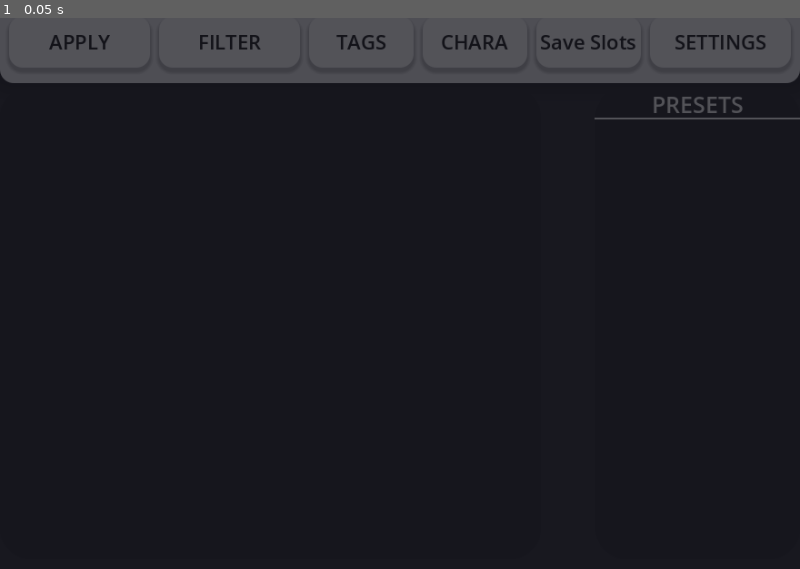
Above: before the commit, frame 1.
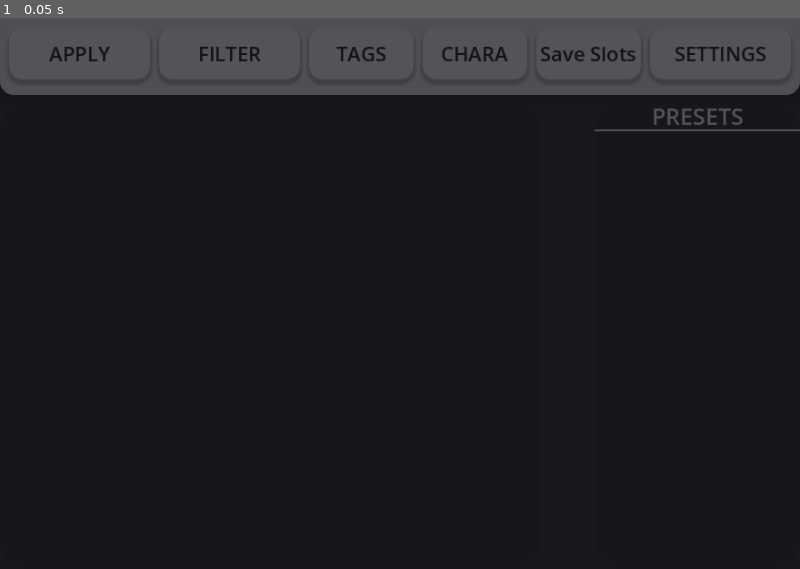
Above: after the commit, the same moment.

Repository: AaaaaaICO/DUMH-Mod-Manager
Game: Godot game, scene res://Scenes/Main_Window/Main_Window.tscn
Same seed, same stepped clock (60 frames per second), same inputs: the game is played once before the commit and once after it.
Inputs:
- Up to frame 1 (0.05 s): no input

The runs differ from the first frame. In frame 1, 3.6% of the frame differs, in the area x 0-100%, y 3-21%.

Commit message:
Backend
Selected mods apply to presets now also.

Diff:
--- a/Scenes/Main_Window/Main_Window.tscn
+++ b/Scenes/Main_Window/Main_Window.tscn
@@ -2,7 +2,7 @@
 
 [ext_resource type="Script" path="res://Scenes/Main_Window/Main_Window_Controller.gd" id="1_w4vn0"]
 [ext_resource type="StyleBox" uid="uid://budh1h4oai42v" path="res://Styleboxs/Button/SimpleWhite_Button.tres" id="2_2qig7"]
-[ext_resource type="Script" path="res://Scripts/Scale_On_Hover.gd" id="3_s38qy"]
+[ext_resource type="Script" path="res://Scripts/Global/Scale_On_Hover.gd" id="3_s38qy"]
 [ext_resource type="StyleBox" uid="uid://cqbj7m0rmflqx" path="res://Styleboxs/Button/SimpleWhite_Button_Pressed.tres" id="3_xmw14"]
 [ext_resource type="Texture2D" uid="uid://cxd82oxn5uolw" path="res://Sprites/Warning.png" id="5_gbhlx"]
 [ext_resource type="StyleBox" uid="uid://bm1cn6c3xs130" path="res://Styleboxs/Button/SimpleBlack_Button.tres" id="6_due6c"]
@@ -330,8 +330,6 @@
 anchors_preset = 15
 anchor_right = 1.0
 anchor_bottom = 1.0
-offset_top = -15.5
-offset_bottom = 15.5
 grow_horizontal = 2
 grow_vertical = 2
 
--- a/Scenes/Main_Window/Main_Window_Controller.gd
+++ b/Scenes/Main_Window/Main_Window_Controller.gd
@@ -5,16 +5,15 @@
 
 signal WAS_DOWNLOAD_SUCCESSFUL(SUCCESSFUL)
 
-@onready var MODS_ITEM_PREFAB = "res://Scenes/PREFABS/Mods_Item_Prefab.tscn"
-@onready var MODS_ITEM_CONTROLLER_PREFAB = "res://Scenes/PREFABS/MODS_TOP_CONTROLLER.tscn"
-@onready var PRESET_ITEM = "res://Scenes/PREFABS/Preset_Prefab.tscn"
-@onready var VIEW_TAGS_PREFAB = "res://Scenes/PREFABS/View_Tags_Prefab.tscn"
-@onready var CREATE_TAGS_PREFAB = "res://Scenes/PREFABS/Create_Tags_Prefab.tscn"
-@onready var VIEW_CHARA_PREFAB = "res://Scenes/PREFABS/View_Chara_Prefab.tscn"
-@onready var CREATE_CHARA_PREFAB = "res://Scenes/PREFABS/Create_Chara_Prefab.tscn"
+@onready var MODS_ITEM_PREFAB = "res://Scenes/PREFABS/Mod Panel/Mods_Item_Prefab.tscn"
+@onready var MODS_ITEM_CONTROLLER_PREFAB = "res://Scenes/PREFABS/Mod Panel/MODS_TOP_CONTROLLER.tscn"
+@onready var PRESET_ITEM = "res://Scenes/PREFABS/Presets/Preset_Prefab.tscn"
+@onready var VIEW_TAGS_PREFAB = "res://Scenes/PREFABS/Ribbon Menus/View_Tags_Prefab.tscn"
+@onready var CREATE_TAGS_PREFAB = "res://Scenes/PREFABS/Ribbon Menus/Create_Tags_Prefab.tscn"
+@onready var VIEW_CHARA_PREFAB = "res://Scenes/PREFABS/Ribbon Menus/View_Chara_Prefab.tscn"
+@onready var CREATE_CHARA_PREFAB = "res://Scenes/PREFABS/Ribbon Menus/Create_Chara_Prefab.tscn"
 @onready var CUSTOM_CHECKBOX = "res://Scenes/PREFABS/Simple_Checkbox.tscn"
-
-@onready var SAVE_SLOTS_MAKER_PREFAB = "res://Scenes/PREFABS/SAVE_SLOT_MAKER.tscn"
+@onready var SAVE_SLOTS_MAKER_PREFAB = "res://Scenes/PREFABS/Ribbon Menus/Save Slots/SAVE_SLOT_MAKER.tscn"
 
 var INPUTBLOCKER_OPEN_TOGGLE = false
 
--- a/Scenes/PREFABS/MODS_TOP_CONTROLLER.tscn
+++ b/Scenes/PREFABS/Mod Panel/MODS_TOP_CONTROLLER.tscn
@@ -1,7 +1,7 @@
 [gd_scene load_steps=9 format=3 uid="uid://cjmrd4vjlw8n"]
 
 [ext_resource type="StyleBox" uid="uid://d3jw442hvmgiy" path="res://Styleboxs/Button/SimpleBlack_Button_Hover.tres" id="1_en0pt"]
-[ext_resource type="Script" path="res://Scripts/Mods_Top_Controller.gd" id="1_yvjjh"]
+[ext_resource type="Script" path="res://Scripts/Mod Panel/Mods_Top_Controller.gd" id="1_yvjjh"]
 [ext_resource type="StyleBox" uid="uid://b0ha7ovj1t4wq" path="res://Styleboxs/Button/SimpleBlack_Button_Pressed.tres" id="2_iahfq"]
 [ext_resource type="StyleBox" uid="uid://bm1cn6c3xs130" path="res://Styleboxs/Button/SimpleBlack_Button.tres" id="3_nlwog"]
 
@@ -21,9 +21,9 @@
 
 [node name="Main_Panel" type="Panel"]
 clip_contents = true
-custom_minimum_size = Vector2(555, 96)
+custom_minimum_size = Vector2(555, 130)
 offset_right = 555.0
-offset_bottom = 96.0
+offset_bottom = 130.0
 theme_override_styles/panel = SubResource("StyleBoxFlat_ti0du")
 script = ExtResource("1_yvjjh")
 
@@ -93,6 +93,27 @@
 theme_override_styles/normal = ExtResource("3_nlwog")
 text = "Refresh"
 
+[node name="MarginContainer2" type="MarginContainer" parent="VBoxContainer"]
+layout_mode = 2
+size_flags_vertical = 3
+theme_override_constants/margin_left = 15
+theme_override_constants/margin_right = 15
+theme_override_constants/margin_bottom = 5
+
+[node name="HBoxContainer" type="HBoxContainer" parent="VBoxContainer/MarginContainer2"]
+layout_mode = 2
+size_flags_vertical = 3
+
+[node name="BTN_MULTISELECT" type="Button" parent="VBoxContainer/MarginContainer2/HBoxContainer"]
+layout_mode = 2
+size_flags_horizontal = 3
+theme_override_font_sizes/font_size = 20
+theme_override_styles/focus = SubResource("StyleBoxEmpty_2c7ca")
+theme_override_styles/hover = ExtResource("1_en0pt")
+theme_override_styles/pressed = ExtResource("2_iahfq")
+theme_override_styles/normal = ExtResource("3_nlwog")
+text = "Mutliple select"
+
 [node name="LBL_NUM" type="Label" parent="VBoxContainer"]
 unique_name_in_owner = true
 layout_mode = 2
@@ -104,3 +125,4 @@
 [connection signal="pressed" from="VBoxContainer/MarginContainer/HBoxContainer/BTN_UNAPPLY" to="." method="BTN_UNAPPLY_PRESSED"]
 [connection signal="pressed" from="VBoxContainer/MarginContainer/HBoxContainer/BTN_PRESET" to="." method="BTN_PRESET_PRESSED"]
 [connection signal="pressed" from="VBoxContainer/MarginContainer/HBoxContainer/BTN_REFRESH" to="." method="BTN_REFRESH_PRESSED"]
+[connection signal="pressed" from="VBoxContainer/MarginContainer2/HBoxContainer/BTN_MULTISELECT" to="." method="BTN_APPLY_ALL_PRESSED"]
--- a/Scenes/PREFABS/Mods_Item_Prefab.tscn
+++ b/Scenes/PREFABS/Mod Panel/Mods_Item_Prefab.tscn
@@ -1,6 +1,6 @@
 [gd_scene load_steps=35 format=3 uid="uid://cxi65hngr51x7"]
 
-[ext_resource type="Script" path="res://Scenes/PREFABS/Mods_Item_Prefab_Controller.gd" id="1_l2keg"]
+[ext_resource type="Script" path="res://Scripts/Mod Panel/Mods_Item_Prefab_Controller.gd" id="1_l2keg"]
 [ext_resource type="Texture2D" uid="uid://chk70i5sjbbh1" path="res://Sprites/image.png" id="2_iibw8"]
 [ext_resource type="StyleBox" uid="uid://b0ha7ovj1t4wq" path="res://Styleboxs/Button/SimpleBlack_Button_Pressed.tres" id="2_vb4ok"]
 [ext_resource type="StyleBox" uid="uid://d3jw442hvmgiy" path="res://Styleboxs/Button/SimpleBlack_Button_Hover.tres" id="3_pav2c"]
--- a/Scenes/PREFABS/Mods_Item_Tag_Prefab.tscn
+++ b/Scenes/PREFABS/Mod Panel/Mods_Item_Tag_Prefab.tscn
@@ -1,6 +1,6 @@
 [gd_scene load_steps=3 format=3 uid="uid://ehqit23ksq5u"]
 
-[ext_resource type="Script" path="res://Scenes/PREFABS/Mods_Item_Tag_Prefab_Controller.gd" id="1_0sk0f"]
+[ext_resource type="Script" path="res://Scripts/Mod Panel/Mods_Item_Tag_Prefab_Controller.gd" id="1_0sk0f"]
 
 [sub_resource type="StyleBoxFlat" id="StyleBoxFlat_86wlb"]
 bg_color = Color(1, 1, 1, 1)
--- a/Scenes/PREFABS/Create_Chara_Prefab.tscn
+++ b/Scenes/PREFABS/Ribbon Menus/Create_Chara_Prefab.tscn
@@ -1,6 +1,6 @@
 [gd_scene load_steps=6 format=3 uid="uid://1auufye6wyr3"]
 
-[ext_resource type="Script" path="res://Scripts/Create_Charas_Prefab.gd" id="1_p5us4"]
+[ext_resource type="Script" path="res://Scripts/Ribbon Menus/Create_Charas_Prefab.gd" id="1_p5us4"]
 [ext_resource type="StyleBox" uid="uid://budh1h4oai42v" path="res://Styleboxs/Button/SimpleWhite_Button.tres" id="2_jfjgk"]
 [ext_resource type="StyleBox" uid="uid://cqbj7m0rmflqx" path="res://Styleboxs/Button/SimpleWhite_Button_Pressed.tres" id="3_olcc3"]
 
--- a/Scenes/PREFABS/Create_Tags_Prefab.tscn
+++ b/Scenes/PREFABS/Ribbon Menus/Create_Tags_Prefab.tscn
@@ -1,6 +1,6 @@
 [gd_scene load_steps=7 format=3 uid="uid://bf6hxk36gtr51"]
 
-[ext_resource type="Script" path="res://Scripts/Create_Tags_Prefab.gd" id="1_nkdwh"]
+[ext_resource type="Script" path="res://Scripts/Ribbon Menus/Create_Tags_Prefab.gd" id="1_nkdwh"]
 [ext_resource type="StyleBox" uid="uid://budh1h4oai42v" path="res://Styleboxs/Button/SimpleWhite_Button.tres" id="1_ugndr"]
 [ext_resource type="StyleBox" uid="uid://cqbj7m0rmflqx" path="res://Styleboxs/Button/SimpleWhite_Button_Pressed.tres" id="2_2f7rn"]
 [ext_resource type="Texture2D" uid="uid://ceik6cw6leq8q" path="res://Sprites/Cursor.png" id="4_sdtcw"]
--- a/Scenes/PREFABS/SAVE_SLOT_MAKER.tscn
+++ b/Scenes/PREFABS/Ribbon Menus/Save Slots/SAVE_SLOT_MAKER.tscn
@@ -1,7 +1,7 @@
 [gd_scene load_steps=6 format=3 uid="uid://2wcm4figlxq"]
 
 [ext_resource type="StyleBox" uid="uid://du8causkg2mk2" path="res://Styleboxs/Button/SimpleWhite_Button_Hover.tres" id="1_bvwo7"]
-[ext_resource type="Script" path="res://Scripts/SAVE_SLOT_MAKER.gd" id="1_egg6k"]
+[ext_resource type="Script" path="res://Scripts/Ribbon Menus/Save Slots/SAVE_SLOT_MAKER.gd" id="1_egg6k"]
 [ext_resource type="StyleBox" uid="uid://cqbj7m0rmflqx" path="res://Styleboxs/Button/SimpleWhite_Button_Pressed.tres" id="2_g3p2j"]
 [ext_resource type="StyleBox" uid="uid://budh1h4oai42v" path="res://Styleboxs/Button/SimpleWhite_Button.tres" id="3_5170a"]
 
--- a/Scenes/PREFABS/View_Chara_Prefab.tscn
+++ b/Scenes/PREFABS/Ribbon Menus/Save Slots/SAVE_SLOT_PICKER.tscn
@@ -1,8 +1,8 @@
-[gd_scene load_steps=6 format=3 uid="uid://rc7oceic473n"]
+[gd_scene load_steps=6 format=3 uid="uid://dcvu6voiuodft"]
 
-[ext_resource type="Script" path="res://Scripts/View_Chara_Prefab.gd" id="1_i0urd"]
-[ext_resource type="StyleBox" uid="uid://budh1h4oai42v" path="res://Styleboxs/Button/SimpleWhite_Button.tres" id="2_jl1pu"]
-[ext_resource type="StyleBox" uid="uid://cqbj7m0rmflqx" path="res://Styleboxs/Button/SimpleWhite_Button_Pressed.tres" id="3_cf5ip"]
+[ext_resource type="Script" path="res://Scripts/Ribbon Menus/Save Slots/SAVE_SLOT_PREFAB.gd" id="1_2xh55"]
+[ext_resource type="StyleBox" uid="uid://budh1h4oai42v" path="res://Styleboxs/Button/SimpleWhite_Button.tres" id="1_52cgk"]
+[ext_resource type="StyleBox" uid="uid://cqbj7m0rmflqx" path="res://Styleboxs/Button/SimpleWhite_Button_Pressed.tres" id="2_eon8i"]
 
 [sub_resource type="StyleBoxFlat" id="StyleBoxFlat_en8bx"]
 bg_color = Color(0.0705882, 0.0941176, 0.121569, 1)
@@ -22,7 +22,7 @@
 offset_bottom = 95.0
 scale = Vector2(1.00455, 1)
 theme_override_styles/panel = SubResource("StyleBoxFlat_en8bx")
-script = ExtResource("1_i0urd")
+script = ExtResource("1_2xh55")
 
 [node name="VBoxContainer" type="VBoxContainer" parent="."]
 layout_mode = 1
@@ -33,9 +33,10 @@
 grow_vertical = 2
 
 [node name="LBL_Title" type="Label" parent="VBoxContainer"]
+unique_name_in_owner = true
 layout_mode = 2
 theme_override_font_sizes/font_size = 25
-text = "CHARA NAME"
+text = "SAVE SLOT NAME"
 horizontal_alignment = 1
 
 [node name="MarginContainer" type="MarginContainer" parent="VBoxContainer"]
@@ -54,15 +55,36 @@
 size_flags_vertical = 3
 
 [node name="TextEdit" type="TextEdit" parent="VBoxContainer/MarginContainer/VBoxContainer/HBoxContainer"]
+unique_name_in_owner = true
+visible = false
 layout_mode = 2
 size_flags_horizontal = 3
 theme_override_font_sizes/font_size = 25
-placeholder_text = "RED"
+placeholder_text = "Slot name"
 
-[node name="BTN_DELETE" type="Button" parent="VBoxContainer/MarginContainer/VBoxContainer/HBoxContainer"]
+[node name="BTN_OPEN" type="Button" parent="VBoxContainer/MarginContainer/VBoxContainer/HBoxContainer"]
+unique_name_in_owner = true
 custom_minimum_size = Vector2(85, 0)
 layout_mode = 2
 size_flags_horizontal = 8
+theme_override_colors/font_disabled_color = Color(0, 0, 0, 1)
+theme_override_colors/font_hover_pressed_color = Color(0, 0, 0, 1)
+theme_override_colors/font_hover_color = Color(0, 0, 0, 1)
+theme_override_colors/font_pressed_color = Color(0, 0, 0, 1)
+theme_override_colors/font_focus_color = Color(0, 0, 0, 1)
+theme_override_colors/font_color = Color(0, 0, 0, 1)
+theme_override_font_sizes/font_size = 15
+theme_override_styles/focus = SubResource("StyleBoxEmpty_om04g")
+theme_override_styles/hover = ExtResource("1_52cgk")
+theme_override_styles/pressed = ExtResource("2_eon8i")
+theme_override_styles/normal = ExtResource("1_52cgk")
+text = "OPEN"
+
+[node name="BTN_DELETE" type="Button" parent="VBoxContainer/MarginContainer/VBoxContainer/HBoxContainer"]
+unique_name_in_owner = true
+custom_minimum_size = Vector2(85, 0)
+layout_mode = 2
+size_flags_horizontal = 10
 theme_override_colors/font_disabled_color = Color(1, 0, 0, 1)
 theme_override_colors/font_hover_pressed_color = Color(1, 0, 0, 1)
 theme_override_colors/font_hover_color = Color(1, 0, 0, 1)
@@ -71,10 +93,9 @@
 theme_override_colors/font_color = Color(1, 0, 0, 1)
 theme_override_font_sizes/font_size = 15
 theme_override_styles/focus = SubResource("StyleBoxEmpty_om04g")
-theme_override_styles/hover = ExtResource("2_jl1pu")
-theme_override_styles/pressed = ExtResource("3_cf5ip")
-theme_override_styles/normal = ExtResource("2_jl1pu")
+theme_override_styles/hover = ExtResource("1_52cgk")
+theme_override_styles/pressed = ExtResource("2_eon8i")
+theme_override_styles/normal = ExtResource("1_52cgk")
 text = "Delete"
 
 [connection signal="tree_exiting" from="." to="." method="ON_EXIT"]
-[connection signal="pressed" from="VBoxContainer/MarginContainer/VBoxContainer/HBoxContainer/BTN_DELETE" to="." method="BTN_DELETE_PRESSED"]
--- a/Scenes/PREFABS/SAVE_SLOT_PICKER.tscn
+++ b/Scenes/PREFABS/Ribbon Menus/View_Chara_Prefab.tscn
@@ -1,8 +1,8 @@
-[gd_scene load_steps=6 format=3 uid="uid://dcvu6voiuodft"]
+[gd_scene load_steps=6 format=3 uid="uid://rc7oceic473n"]
 
-[ext_resource type="Script" path="res://Scripts/SAVE_SLOT_PREFAB.gd" id="1_2xh55"]
-[ext_resource type="StyleBox" uid="uid://budh1h4oai42v" path="res://Styleboxs/Button/SimpleWhite_Button.tres" id="1_52cgk"]
-[ext_resource type="StyleBox" uid="uid://cqbj7m0rmflqx" path="res://Styleboxs/Button/SimpleWhite_Button_Pressed.tres" id="2_eon8i"]
+[ext_resource type="Script" path="res://Scripts/Ribbon Menus/View_Chara_Prefab.gd" id="1_i0urd"]
+[ext_resource type="StyleBox" uid="uid://budh1h4oai42v" path="res://Styleboxs/Button/SimpleWhite_Button.tres" id="2_jl1pu"]
+[ext_resource type="StyleBox" uid="uid://cqbj7m0rmflqx" path="res://Styleboxs/Button/SimpleWhite_Button_Pressed.tres" id="3_cf5ip"]
 
 [sub_resource type="StyleBoxFlat" id="StyleBoxFlat_en8bx"]
 bg_color = Color(0.0705882, 0.0941176, 0.121569, 1)
@@ -22,7 +22,7 @@
 offset_bottom = 95.0
 scale = Vector2(1.00455, 1)
 theme_override_styles/panel = SubResource("StyleBoxFlat_en8bx")
-script = ExtResource("1_2xh55")
+script = ExtResource("1_i0urd")
 
 [node name="VBoxContainer" type="VBoxContainer" parent="."]
 layout_mode = 1
@@ -33,10 +33,9 @@
 grow_vertical = 2
 
 [node name="LBL_Title" type="Label" parent="VBoxContainer"]
-unique_name_in_owner = true
 layout_mode = 2
 theme_override_font_sizes/font_size = 25
-text = "SAVE SLOT NAME"
+text = "CHARA NAME"
 horizontal_alignment = 1
 
 [node name="MarginContainer" type="MarginContainer" parent="VBoxContainer"]
@@ -55,36 +54,15 @@
 size_flags_vertical = 3
 
 [node name="TextEdit" type="TextEdit" parent="VBoxContainer/MarginContainer/VBoxContainer/HBoxContainer"]
-unique_name_in_owner = true
-visible = false
 layout_mode = 2
 size_flags_horizontal = 3
 theme_override_font_sizes/font_size = 25
-placeholder_text = "Slot name"
+placeholder_text = "RED"
 
-[node name="BTN_OPEN" type="Button" parent="VBoxContainer/MarginContainer/VBoxContainer/HBoxContainer"]
-unique_name_in_owner = true
+[node name="BTN_DELETE" type="Button" parent="VBoxContainer/MarginContainer/VBoxContainer/HBoxContainer"]
 custom_minimum_size = Vector2(85, 0)
 layout_mode = 2
 size_flags_horizontal = 8
-theme_override_colors/font_disabled_color = Color(0, 0, 0, 1)
-theme_override_colors/font_hover_pressed_color = Color(0, 0, 0, 1)
-theme_override_colors/font_hover_color = Color(0, 0, 0, 1)
-theme_override_colors/font_pressed_color = Color(0, 0, 0, 1)
-theme_override_colors/font_focus_color = Color(0, 0, 0, 1)
-theme_override_colors/font_color = Color(0, 0, 0, 1)
-theme_override_font_sizes/font_size = 15
-theme_override_styles/focus = SubResource("StyleBoxEmpty_om04g")
-theme_override_styles/hover = ExtResource("1_52cgk")
-theme_override_styles/pressed = ExtResource("2_eon8i")
-theme_override_styles/normal = ExtResource("1_52cgk")
-text = "OPEN"
-
-[node name="BTN_DELETE" type="Button" parent="VBoxContainer/MarginContainer/VBoxContainer/HBoxContainer"]
-unique_name_in_owner = true
-custom_minimum_size = Vector2(85, 0)
-layout_mode = 2
-size_flags_horizontal = 10
 theme_override_colors/font_disabled_color = Color(1, 0, 0, 1)
 theme_override_colors/font_hover_pressed_color = Color(1, 0, 0, 1)
 theme_override_colors/font_hover_color = Color(1, 0, 0, 1)
@@ -93,9 +71,10 @@
 theme_override_colors/font_color = Color(1, 0, 0, 1)
 theme_override_font_sizes/font_size = 15
 theme_override_styles/focus = SubResource("StyleBoxEmpty_om04g")
-theme_override_styles/hover = ExtResource("1_52cgk")
-theme_override_styles/pressed = ExtResource("2_eon8i")
-theme_override_styles/normal = ExtResource("1_52cgk")
+theme_override_styles/hover = ExtResource("2_jl1pu")
+theme_override_styles/pressed = ExtResource("3_cf5ip")
+theme_override_styles/normal = ExtResource("2_jl1pu")
 text = "Delete"
 
 [connection signal="tree_exiting" from="." to="." method="ON_EXIT"]
+[connection signal="pressed" from="VBoxContainer/MarginContainer/VBoxContainer/HBoxContainer/BTN_DELETE" to="." method="BTN_DELETE_PRESSED"]
--- a/Scenes/PREFABS/View_Tags_Prefab.tscn
+++ b/Scenes/PREFABS/Ribbon Menus/View_Tags_Prefab.tscn
@@ -1,6 +1,6 @@
 [gd_scene load_steps=6 format=3 uid="uid://j1hb55233h0g"]
 
-[ext_resource type="Script" path="res://Scripts/View_Tags_Prefab.gd" id="1_blppq"]
+[ext_resource type="Script" path="res://Scripts/Ribbon Menus/View_Tags_Prefab.gd" id="1_blppq"]
 [ext_resource type="StyleBox" uid="uid://budh1h4oai42v" path="res://Styleboxs/Button/SimpleWhite_Button.tres" id="1_oidla"]
 [ext_resource type="StyleBox" uid="uid://cqbj7m0rmflqx" path="res://Styleboxs/Button/SimpleWhite_Button_Pressed.tres" id="2_itifm"]
 
--- a/Scenes/PREFABS/Mods_Item_Prefab_Controller.gd
+++ b/Scripts/Mod Panel/Mods_Item_Prefab_Controller.gd
@@ -8,7 +8,6 @@
 
 var SETTINGS
 
-@onready var MODS_ITEM_TAG_PREFAB ="res://Scenes/PREFABS/Mods_Item_Tag_Prefab.tscn"
 
 @onready var LBL_NAME = get_node("LBL_NAME")
 @onready var LBL_PINNED = get_node("Pinned_Icon")
@@ -34,9 +33,10 @@
 @onready var SETTINGS_NEW_TAGS_VBOX_WINDOW = get_node("AD_ChangeTags/MarginContainer/ScrollContainer/VBoxContainer")
 @onready var SETTINGS_NEW_CHARA_WINDOW = get_node("AD_ChangeChara")
 @onready var SETTINGS_NEW_CHARA_VBOX_WINDOW = get_node("AD_ChangeChara/MarginContainer/ScrollContainer/VBoxContainer")
+@onready var SETTINGS_LBL_INDEX = get_node("Window/Panel/MarginContainer/VBoxContainer/LBL_CurrentIndex")
+
 @onready var SETTINGS_CHECKBOX_PREFAB = "res://Scenes/PREFABS/Simple_Checkbox.tscn"
-
-@onready var SETTINGS_LBL_INDEX = get_node("Window/Panel/MarginContainer/VBoxContainer/LBL_CurrentIndex")
+@onready var MODS_ITEM_TAG_PREFAB = "res://Scenes/PREFABS/Mod Panel/Mods_Item_Tag_Prefab.tscn"
 
 var OPENING = false
 var HOVERING = false
--- a/Scripts/Mods_Top_Controller.gd
+++ b/Scripts/Mod Panel/Mods_Top_Controller.gd
@@ -40,7 +40,8 @@
 func BTN_PRESET_PRESSED() -> void:
 	var NAME = ""
 	var LIST = Global.MODS_APPLYED
-	var INPUTBLOCKER = get_parent().get_parent().get_parent().get_parent().get_parent().get_parent().get_parent().get_node("__INPUTBLOCKER__")
+	LIST.append_array(Global.MODS_TO_APPLY)
+	var INPUTBLOCKER = get_tree().get_root().get_node("MASTER").get_node("__INPUTBLOCKER__")
 	var AD_PROFILE_NAME = INPUTBLOCKER.get_node("AD_PROFILE_NAME")
 	AD_PROFILE_NAME.visible = true
 	INPUTBLOCKER.visible = true
--- a/Scripts/SAVE_SLOT_MAKER.gd
+++ b/Scripts/Ribbon Menus/Save Slots/SAVE_SLOT_MAKER.gd
@@ -1,6 +1,6 @@
 extends Panel
 
-@onready var SAVE_SLOT_PICKER = "res://Scenes/PREFABS/SAVE_SLOT_PICKER.tscn"
+@onready var SAVE_SLOT_PICKER = "res://Scenes/PREFABS/Ribbon Menus/Save Slots/SAVE_SLOT_PICKER.tscn"
 
 var SAVE_SLOT_TEMPLATE = {
 	"SLOT_NAME": "",
--- a/project.godot
+++ b/project.godot
@@ -20,7 +20,7 @@
 
 [autoload]
 
-Global="*res://Scripts/Global.gd"
+Global="*res://Scripts/Global/Global.gd"
 
 [display]
 
Renamed: Scenes/PREFABS/Preset_Prefab.tscn -> Scenes/PREFABS/Presets/Preset_Prefab.tscn
Renamed: Scripts/Global.gd -> Scripts/Global/Global.gd
Renamed: Scripts/Scale_On_Hover.gd -> Scripts/Global/Scale_On_Hover.gd
Renamed: Scenes/PREFABS/Mods_Item_Tag_Prefab_Controller.gd -> Scripts/Mod Panel/Mods_Item_Tag_Prefab_Controller.gd
Renamed: Scripts/Create_Charas_Prefab.gd -> Scripts/Ribbon Menus/Create_Charas_Prefab.gd
Renamed: Scripts/Create_Tags_Prefab.gd -> Scripts/Ribbon Menus/Create_Tags_Prefab.gd
Renamed: Scripts/SAVE_SLOT_PREFAB.gd -> Scripts/Ribbon Menus/Save Slots/SAVE_SLOT_PREFAB.gd
Renamed: Scripts/View_Chara_Prefab.gd -> Scripts/Ribbon Menus/View_Chara_Prefab.gd
Renamed: Scripts/View_Tags_Prefab.gd -> Scripts/Ribbon Menus/View_Tags_Prefab.gd
